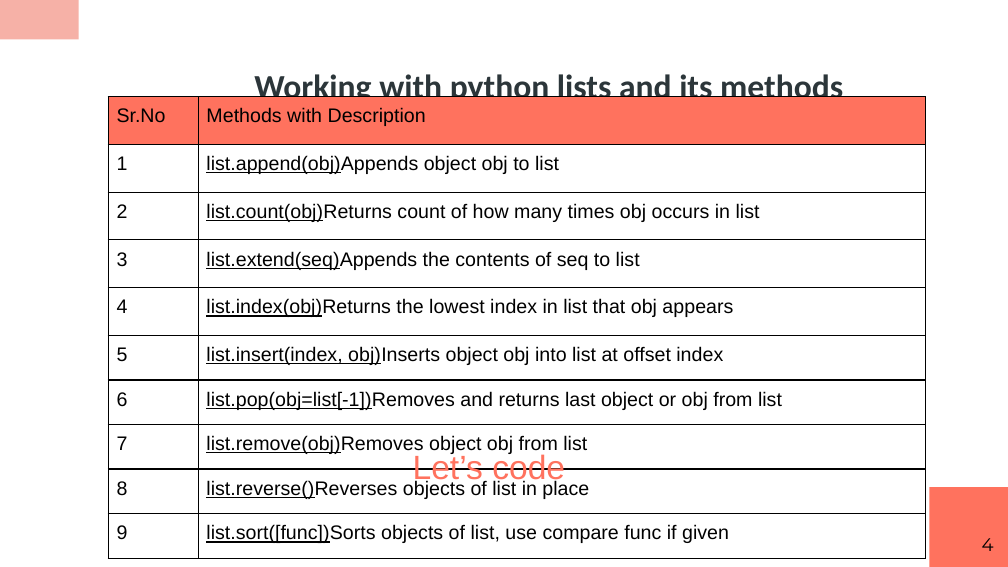
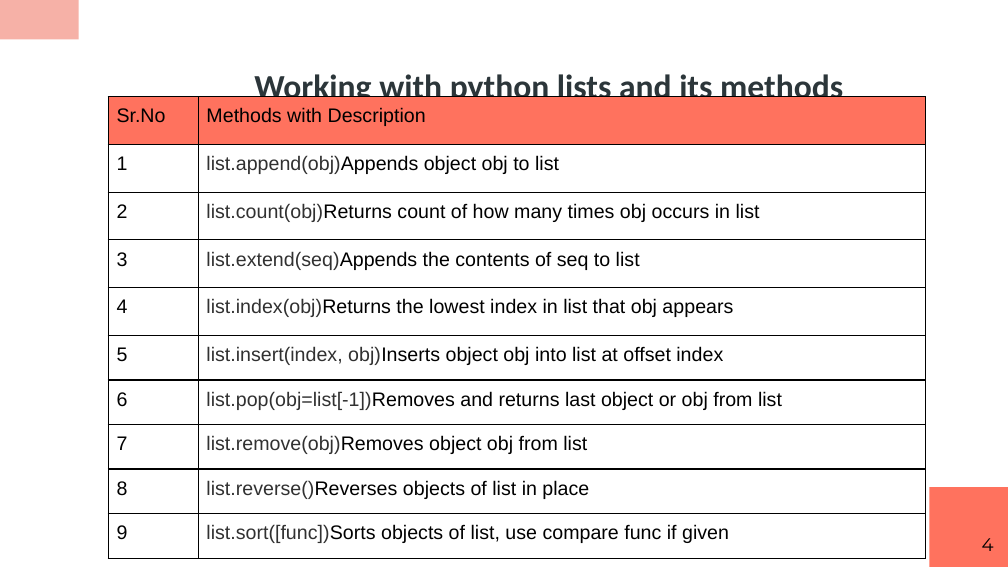
Before and after one commit to RashmivernekarN/ai_with_python_keonics, a slide deck: slide 4 of module2/ppt/Advanced Concepts Using Datastructures.pptx. Drawn at 1008x567 pixels with LibreOffice and Linux fonts; fonts in the diff are those of the drawing. Boxes give left, top, right and bottom in pixels: in the first picture for what was removed or moved away, otherwise in the second. Text is boxed around its words. In the diff, an @@ line names an element or a change of style, - is before the commit and + after.

```diff
--- a/module2/ppt/Advanced Concepts Using Datastructures.pptx
+++ b/module2/ppt/Advanced Concepts Using Datastructures.pptx
@@ table at (x1=108, y1=97, x2=924, y2=558) @@
@@ text colour #000000 to #313131, underline off in "list.append(obj)Appends", "list.count(obj)Returns", "list.extend(seq)Appends", "list.index(obj)Returns" and 5 more places @@
@@ text removed at (x1=413, y1=452, x2=565, y2=486) @@
-Let’s code
```
Also in this commit, not shown: 3 other slides changed, 3 other files.
